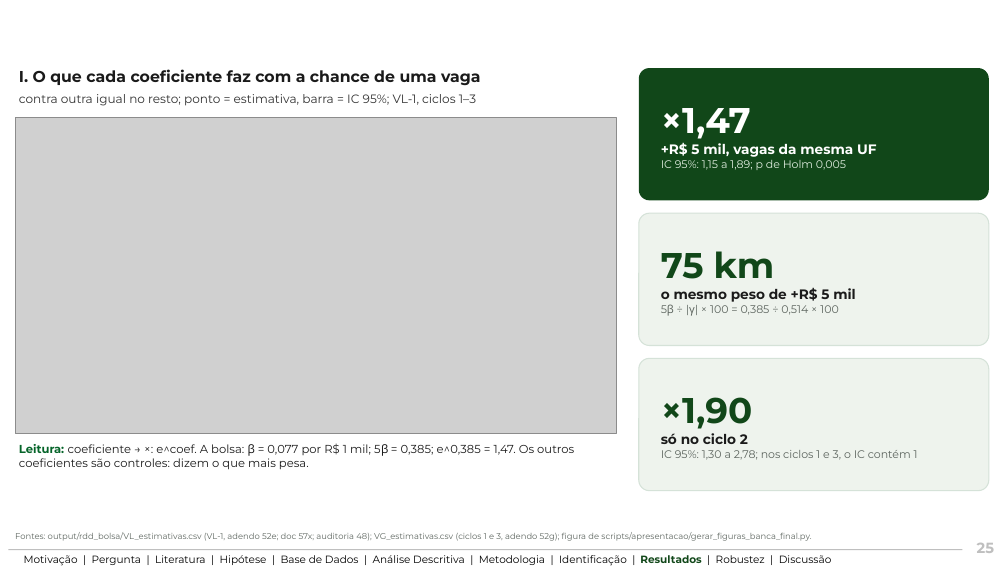
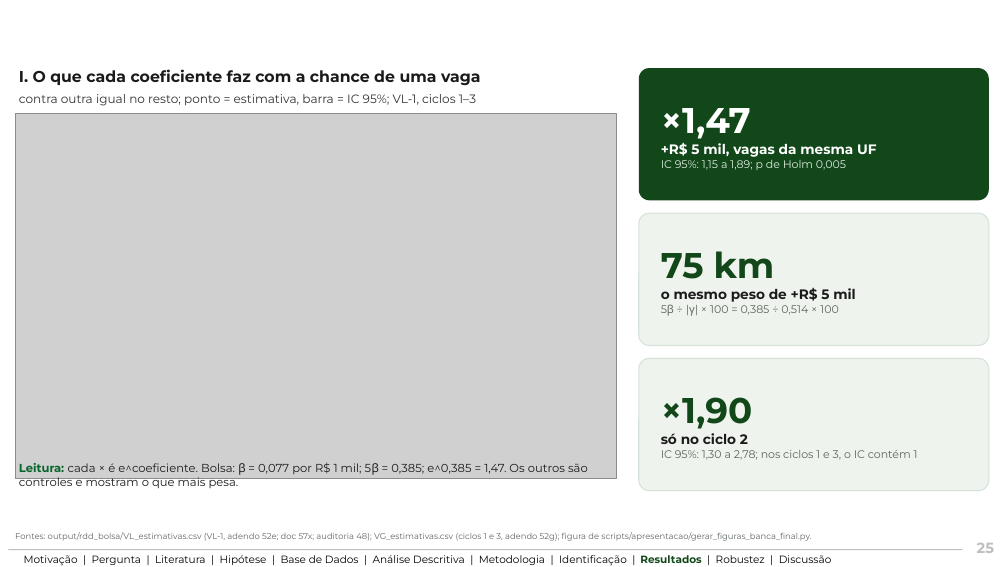
Before and after one commit to ka1victor/impact-eval-health-econ-pmme, a slide deck: slide 25 of output/apresentacao_banca_final/deck_banca_final_grupo.pptx. Drawn at 1008x567 pixels with LibreOffice and Linux fonts; fonts in the diff are those of the drawing; grey boxes stand for pictures; background and template pictures are left out. Boxes give left, top, right and bottom in pixels: in the first picture for what was removed or moved away, otherwise in the second. Text is boxed around its words. In the diff, an @@ line names an element or a change of style, - is before the commit and + after.

```diff
--- a/output/apresentacao_banca_final/deck_banca_final_grupo.pptx
+++ b/output/apresentacao_banca_final/deck_banca_final_grupo.pptx
@@ picture resized from (x1=15, y1=117, x2=616, y2=434) to (x1=15, y1=113, x2=616, y2=479) @@
@@ text at (x1=19, y1=463, x2=588, y2=490): text changed @@
-Leitura: coeficiente → ×: e^coef. A bolsa: β = 0,077 por R$ 1 mil; 5β = 0,385; e^0,385 = 1,47. Os outros coeficientes são controles: dizem o que mais pesa.
+Leitura: cada × é e^coeficiente. Bolsa: β = 0,077 por R$ 1 mil; 5β = 0,385; e^0,385 = 1,47. Os outros são controles e mostram o que mais pesa.
```
Also in this commit, not shown: 10 other slides changed, 10 other files.
